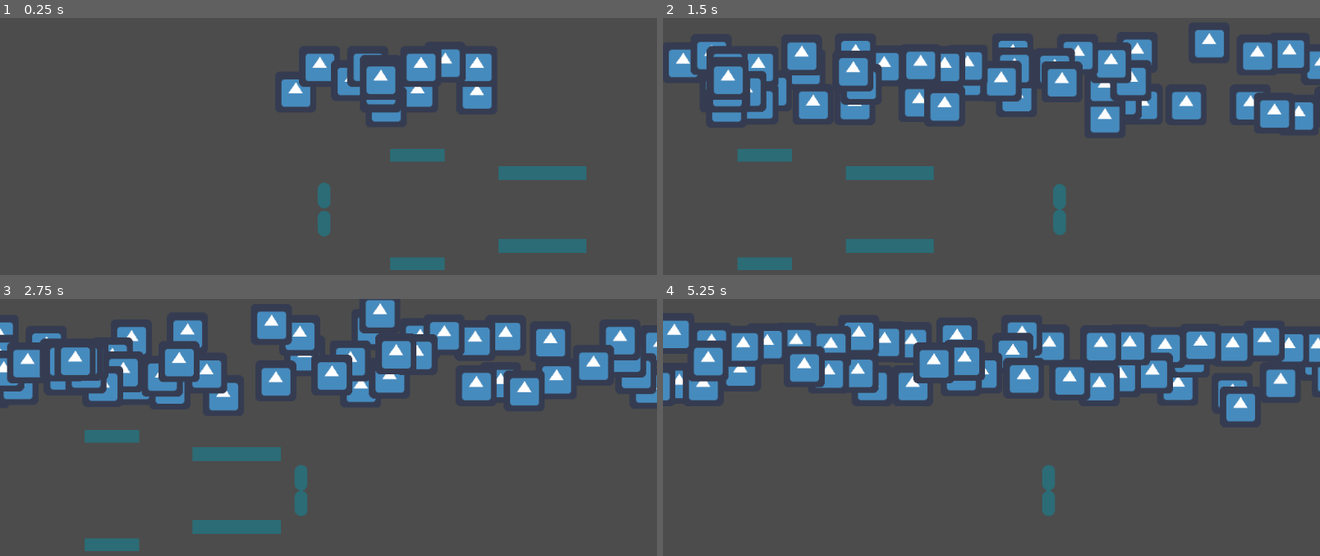
Above: before the commit, frames 1-4 (two rows, left to right).
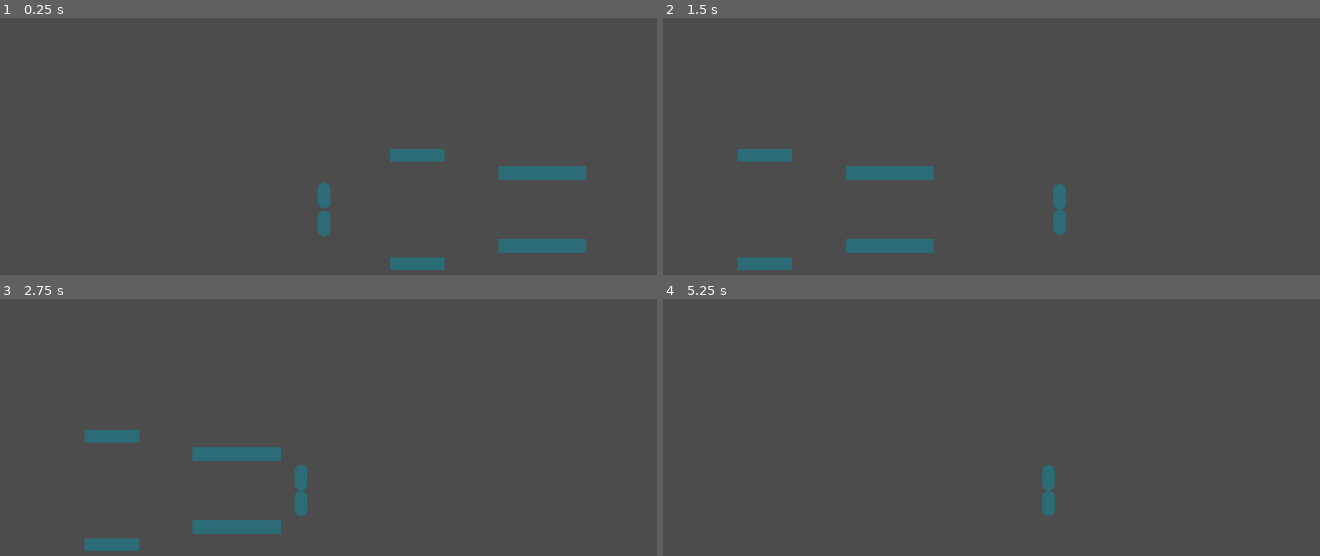
Above: after the commit, the same moments.

Repository: Notebooked/Reflection-prototype
Game: Godot game, scene res://Main.tscn
The game is run twice, just before and just after one commit, with the same random seed, the same clock (stepped at 60 frames per second) and the same inputs. The engine's default icon, where the game draws it, is replaced by a stand-in: a white triangle on a blue panel in a dark square.
Inputs:
- Up to frame 1 (0.25 s): no input
- Up to frame 2 (1.5 s): hold D (right) from 0.53 s (still down); tap Shift (dash) at 0.6, 1.35 s; tap Space (jump) at 0.77 s
- Up to frame 3 (2.75 s): tap Space (jump) at 1.52 s; release D (right) at 2.03 s; hold A (left) from 2.03 s (still down); tap Shift (dash) at 2.1 s
- Up to frame 4 (5.25 s): release A (left) at 2.78 s; hold D (right) 2.78-4.28 s; tap Shift (dash) every 0.75 s from 2.85 to 5.1 s; tap Space (jump) at 3.02, 3.77, 4.52 s; hold A (left) 4.28-5.03 s; hold D (right) from 5.03 s (still down)

The runs differ from the first frame. In frame 1, 3.9% of the frame differs, in the area x 42-75%, y 12-41%; in frame 2, 14%; in frame 3, 14%; in frame 4, 15%, in the area x 0-100%, y 8-48%.

Commit message:
kill yourself

Diff:
--- a/Bullet.gd
+++ b/Bullet.gd
@@ -2,6 +2,8 @@
 
 var speed = 750
 var velocity = Vector2()
+
+var despawn_bounds = 200
 
 func start(pos, dir):
 	rotation = dir
@@ -9,6 +11,9 @@
 	velocity = Vector2(speed, 0).rotated(rotation)
 
 func _physics_process(delta):
+	if abs(position.x) > despawn_bounds or abs(position.y) > despawn_bounds:
+		queue_free() #KILL YOURSELF
+
 	var collision = move_and_collide(velocity * delta)
 	if collision:
 		velocity = velocity.bounce(collision.normal)
--- a/BulletSpawner.gd
+++ b/BulletSpawner.gd
@@ -4,9 +4,16 @@
 var speed = 200
 var velocity = Vector2()
 
+var cooldown = 1
+var time = 0.0
+
 # Called every frame. 'delta' is the elapsed time since the previous frame.
 func _process(delta):
-	shoot()
+	time += delta
+	if time > cooldown:
+		time = 0.0
+
+		shoot()
 
 func shoot():
 	var b = Bullet.instance()
